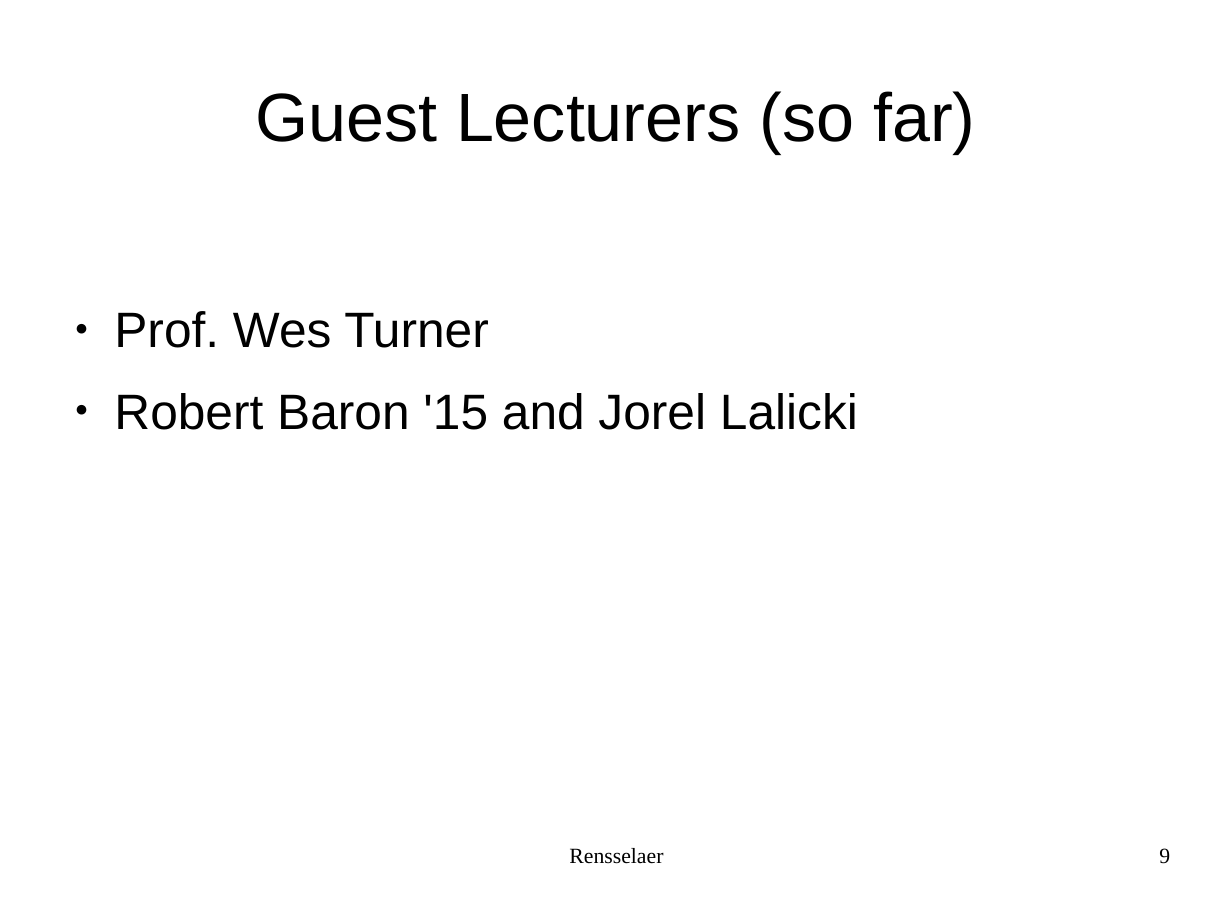
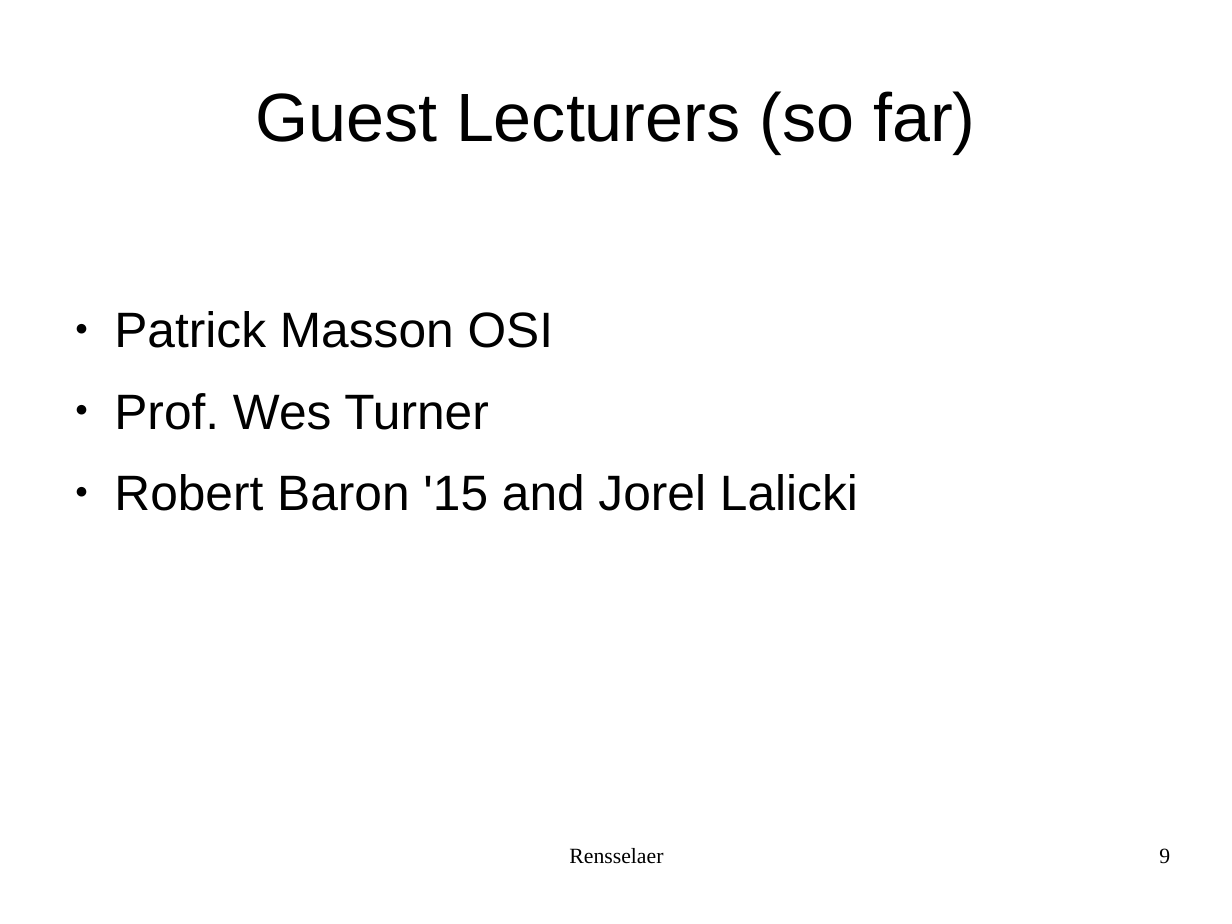
Before and after one commit to rcos/CSCI-4470-OpenSource, a slide deck: slide 9 of Lectures/Lecture-1-1.odp. Drawn at 1232x924 pixels with LibreOffice and Linux fonts; fonts in the diff are those of the drawing. Boxes give left, top, right and bottom in pixels: in the first picture for what was removed or moved away, otherwise in the second. Text is boxed around its words. In the diff, an @@ line names an element or a change of style, - is before the commit and + after.

```diff
--- a/Lectures/Lecture-1-1.odp
+++ b/Lectures/Lecture-1-1.odp
@@ text at bbox=[114, 311, 554, 348]: paragraph added @@
+● Patrick Masson OSI
```
Also in this commit, not shown: 3 other slides changed, 1 other file.
